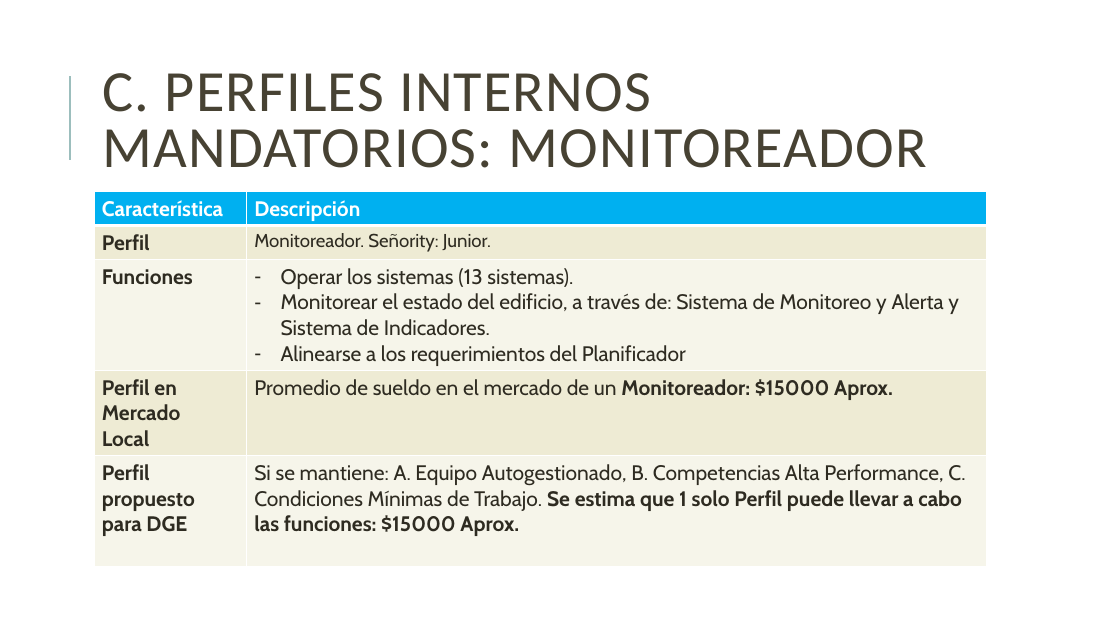
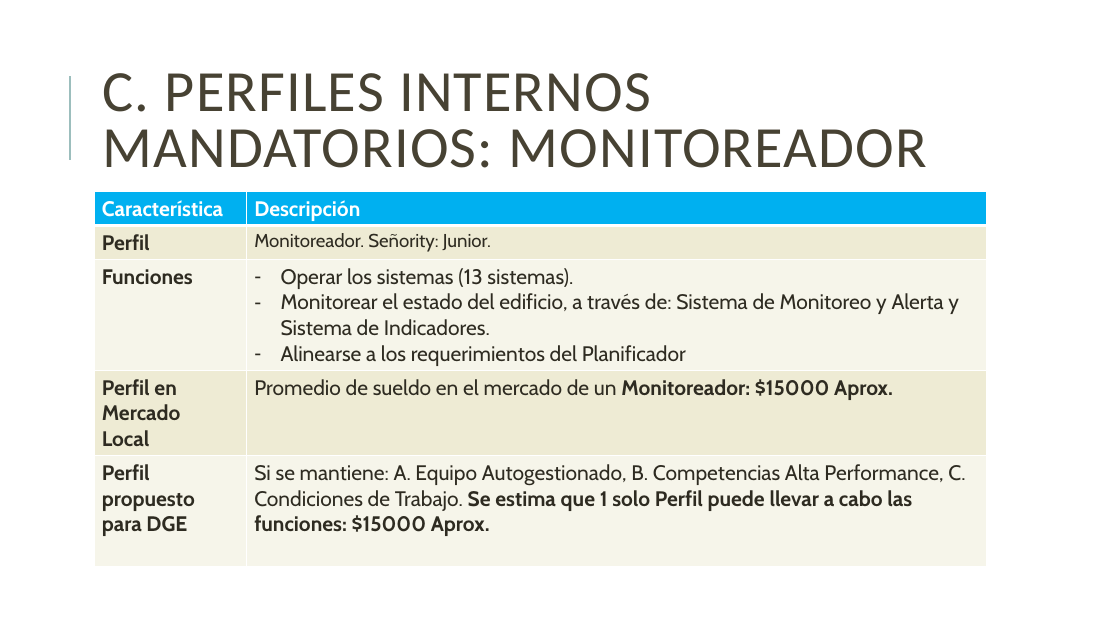
Before and after one commit to jsrxar/dge, a slide deck: slide 38 of 1-general/1-presentaciones/planificacion-control-presentacion-v2.pptx. Drawn at 1120x630 pixels with LibreOffice and Linux fonts; fonts in the diff are those of the drawing. Boxes give left, top, right and bottom in pixels: in the first picture for what was removed or moved away, otherwise in the second. Text is boxed around its words. In the diff, an @@ line names an element or a change of style, - is before the commit and + after.

```diff
--- a/1-general/1-presentaciones/planificacion-control-presentacion-v2.pptx
+++ b/1-general/1-presentaciones/planificacion-control-presentacion-v2.pptx
@@ table at <box>94,192,987,562</box> @@
-row 5, column 2: Si se mantiene: A. Equipo Autogestionado, B. Competencias Alta Performance, C. Condiciones Mínimas de Trabajo. Se estima que 1 solo Perfil puede llevar a cabo las funciones: $15000 Aprox.
+row 5, column 2: Si se mantiene: A. Equipo Autogestionado, B. Competencias Alta Performance, C. Condiciones de Trabajo. Se estima que 1 solo Perfil puede llevar a cabo las funciones: $15000 Aprox.
```
Also in this commit, not shown: 7 other slides changed.
